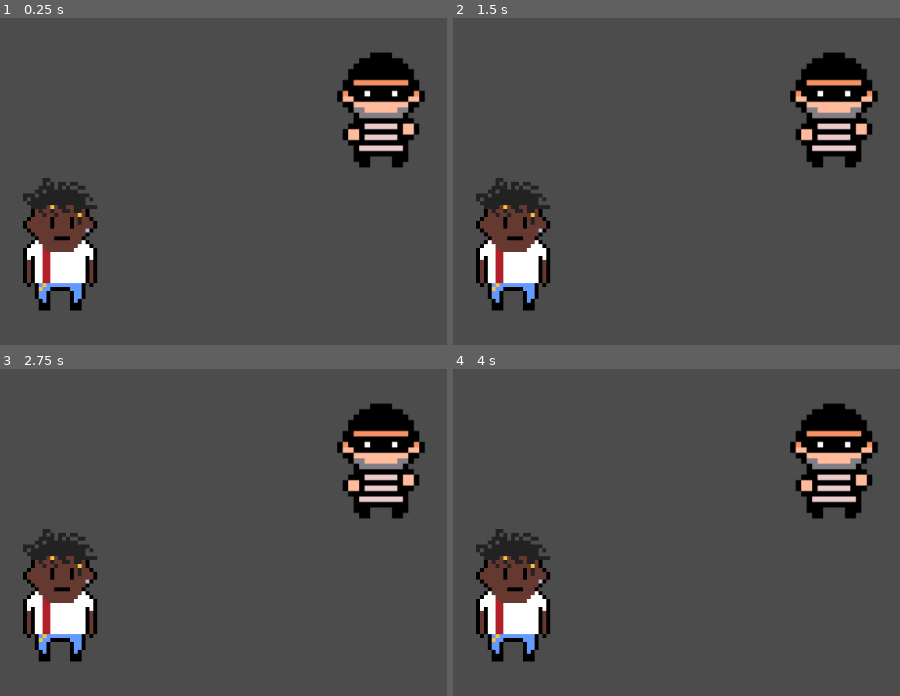
Above: before the commit, frames 1-4 (two rows, left to right).
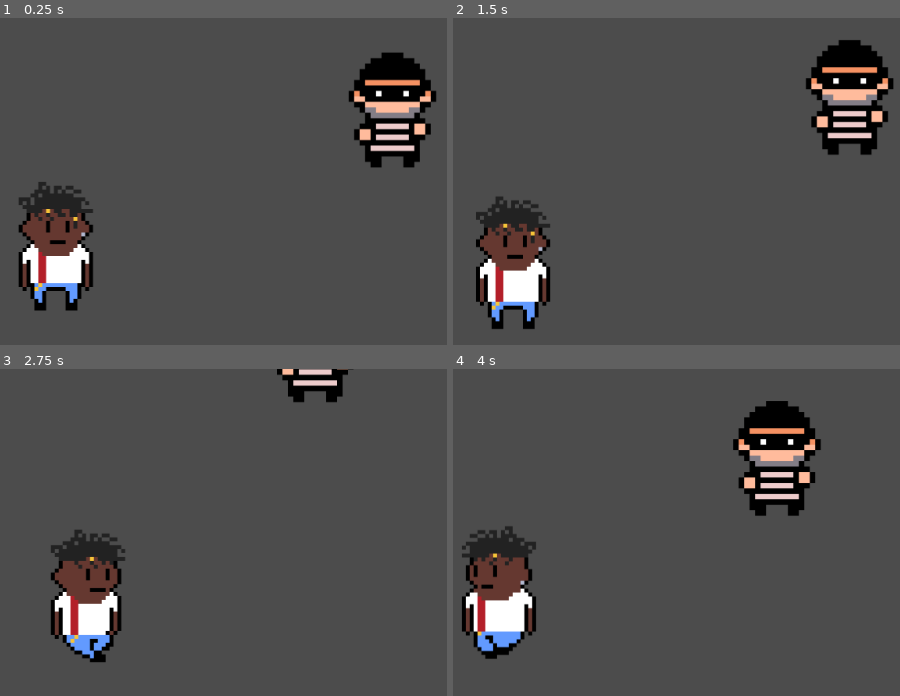
Above: after the commit, the same moments.

Repository: KelJ27/Vault-Raider
Game: Godot game, scene res://Main.tscn
Two runs of this game, one before a commit and one after it. Both use one fixed random seed, a clock stepped at 60 frames per second and the inputs below.
Inputs:
- Up to frame 1 (0.25 s): no input
- Up to frame 2 (1.5 s): hold D (Right) 0.53-1.28 s; hold S (Down) from 1.28 s (still down)
- Up to frame 3 (2.75 s): release S (Down) at 2.03 s; hold D (Right) from 2.03 s (still down)
- Up to frame 4 (4 s): release D (Right) at 2.78 s; hold W (Up) 2.78-3.53 s; hold A (Left) from 3.53 s (still down)

The runs differ from the first frame. In frame 1, 6.2% of the frame differs, in the area x 4-98%, y 10-90%; in frame 2, 9.8%; in frame 3, 12%; in frame 4, 13%, in the area x 2-96%, y 9-90%.
Error before the commit: Parse Error: Mixed tabs and spaces in indentation. (res://Scripts/Player.gd:17)

Commit message:
Fixed player movements script

Diff:
--- a/Scripts/Player.gd
+++ b/Scripts/Player.gd
@@ -5,27 +5,35 @@
 var velocity = Vector2()
 var animPlayer
 var speedMultiplier = 8
+var movement
 
 func _ready():
 	set_physics_process(true)
 	animPlayer = get_node("AnimationPlayer")
 
-func get_input():
-    velocity = Vector2()
-    if Input.is_action_pressed("Right"):
-        velocity.x += 1
-				animPlayer.play("Walk Right", -speedMultiplier)
-    if Input.is_action_pressed("Left"):
-        velocity.x -= 1
-				animPlayer.play("Walk Left", -speedMultiplier)
-    if Input.is_action_pressed("Down"):
-        velocity.y += 1
-				animPlayer.play("Walk Down", -speedMultiplier)
-    if Input.is_action_pressed("Up"):
-        velocity.y -= 1
-				animPlayer.play("Walk Up", -speedMultiplier)
-    velocity = velocity.normalized() * speed
+func getInput():
+	velocity = Vector2()
+	if Input.is_action_pressed("Right"):
+		movement = "Walk Right"
+		velocity.x += 1
+		animPlayer.play(movement, -speedMultiplier)
+	elif Input.is_action_pressed("Left"):
+		movement = "Walk Left"
+		velocity.x -= 1
+		animPlayer.play(movement, -speedMultiplier)
+	elif Input.is_action_pressed("Down"):
+		movement = "Walk Down"
+		velocity.y += 1
+		animPlayer.play(movement, -speedMultiplier)
+	elif Input.is_action_pressed("Up"):
+		movement = "Walk Up"
+		velocity.y -= 1
+		animPlayer.play(movement, -speedMultiplier)
+	else:
+		movement = "Idle"
+		animPlayer.play(movement, -speedMultiplier)
+	velocity = velocity.normalized() * speed
 
 func _physics_process(delta):
-    get_input()
-    velocity = move_and_slide(velocity)
+	getInput()
+	velocity = move_and_slide(velocity)
